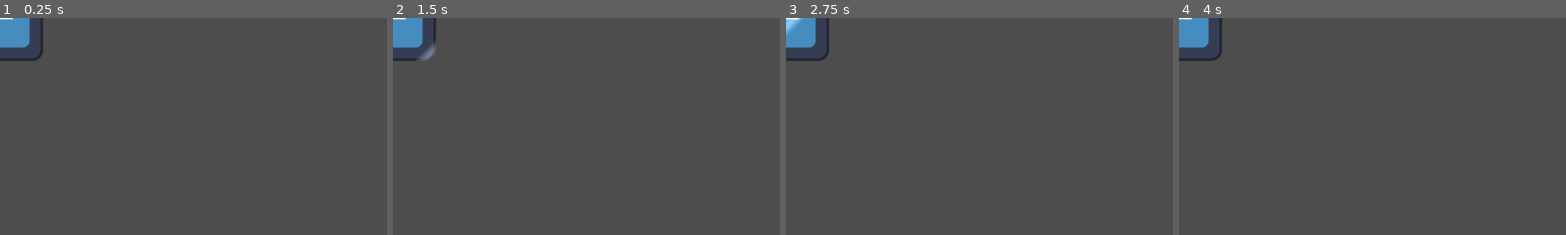
Above: before the commit, frames 1-4 (left to right).
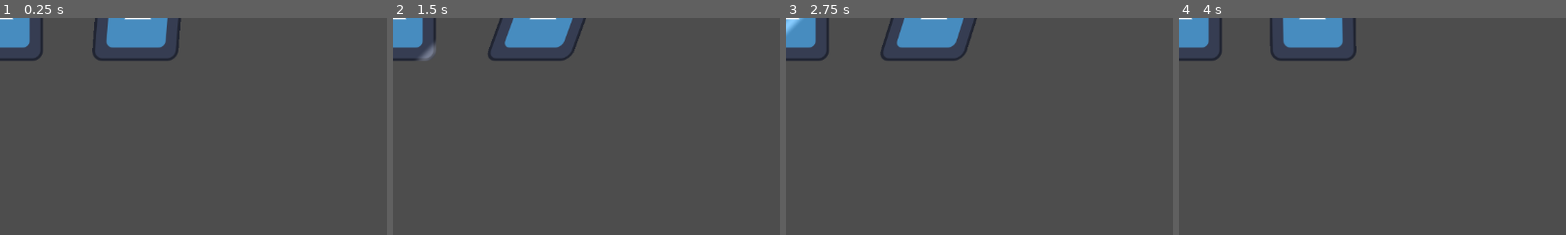
Above: after the commit, the same moments.

Repository: TheBrodsky/GTMK2024Submission
Game: Godot game, scene res://Shaders/ShaderShowcase.tscn
Two runs of this game, one before a commit and one after it. Both use one fixed random seed, a clock stepped at 60 frames per second and the inputs below. This scene is started directly instead of the project's main scene. The engine's default icon, where the game draws it, is replaced by a stand-in: a white triangle on a blue panel in a dark square.
Inputs:
- Up to frame 1 (0.25 s): no input
- Up to frame 2 (1.5 s): tap Enter (ui_accept) at 0.5, 0.77 s; hold Right (ui_right) from 0.53 s (still down); tap R (global_rewind) at 0.6 s; tap Shift (slow_mo) at 1.35 s
- Up to frame 3 (2.75 s): tap Enter (ui_accept) at 1.52, 2 s; release Right (ui_right) at 2.03 s; hold Left (ui_left) from 2.03 s (still down); tap R (global_rewind) at 2.1 s
- Up to frame 4 (4 s): release Left (ui_left) at 2.78 s; hold Right (ui_right) from 2.78 s (still down); tap Shift (slow_mo) at 2.85 s; tap Enter (ui_accept) at 3.02, 3.77 s; tap R (global_rewind) at 3.6 s
The pictures show only the part of the screen within x 0-50%, y 0-50%; the shares and areas given below are measured in that part.

The runs differ from the first frame. In frame 1, 2.7% of the frame differs, in the area x 23-47%, y 0-20%; in frame 2, 2.7%; in frame 3, 2.7%; in frame 4, 2.7%.

Commit message:
Created Grass Shader
A Shader that sways the sprite left to right

Diff:
--- /dev/null
+++ b/Shaders/Grass.tres
@@ -0,0 +1,140 @@
+[gd_resource type="VisualShader" load_steps=11 format=3 uid="uid://dmpvmqdo37w0v"]
+
+[sub_resource type="VisualShaderNodeFloatOp" id="VisualShaderNodeFloatOp_1ttnf"]
+default_input_values = [0, 0.0, 1, 50.0]
+operator = 2
+
+[sub_resource type="VisualShaderNodeFloatOp" id="VisualShaderNodeFloatOp_gt6gb"]
+default_input_values = [0, 0.0, 1, 0.8]
+operator = 2
+
+[sub_resource type="VisualShaderNodeFloatParameter" id="VisualShaderNodeFloatParameter_q4mpg"]
+parameter_name = "Speed"
+max = 3.0
+default_value_enabled = true
+default_value = 0.8
+
+[sub_resource type="VisualShaderNodeFloatParameter" id="VisualShaderNodeFloatParameter_wk7s4"]
+parameter_name = "SwayStrength"
+default_value_enabled = true
+default_value = 50.0
+
+[sub_resource type="VisualShaderNodeInput" id="VisualShaderNodeInput_2xx3x"]
+expanded_output_ports = [0]
+input_name = "vertex"
+
+[sub_resource type="VisualShaderNodeVectorOp" id="VisualShaderNodeVectorOp_b7jms"]
+default_input_values = [0, Vector2(0, 0), 1, Vector2(0, 0)]
+op_type = 0
+
+[sub_resource type="VisualShaderNodeIf" id="VisualShaderNodeIf_dbu21"]
+default_input_values = [0, 0.0, 1, 0.0, 2, 1e-05, 3, Vector3(0, 0, 0), 4, Vector3(0, 0, 0), 5, Vector3(100, 0, 0)]
+
+[sub_resource type="VisualShaderNodeInput" id="VisualShaderNodeInput_34x2d"]
+input_name = "time"
+
+[sub_resource type="VisualShaderNodeVectorCompose" id="VisualShaderNodeVectorCompose_aatr1"]
+
+[sub_resource type="VisualShaderNodeFloatFunc" id="VisualShaderNodeFloatFunc_0nxna"]
+function = 0
+
+[resource]
+code = "shader_type canvas_item;
+render_mode blend_mix;
+
+uniform float Speed = 0.80000001192093;
+uniform float SwayStrength = 50;
+
+
+
+void vertex() {
+// Input:2
+	vec2 n_out2p0 = VERTEX;
+	float n_out2p2 = n_out2p0.g;
+
+
+// Input:7
+	float n_out7p0 = TIME;
+
+
+// FloatParameter:12
+	float n_out12p0 = Speed;
+
+
+// FloatOp:11
+	float n_out11p0 = n_out7p0 * n_out12p0;
+
+
+// FloatFunc:9
+	float n_out9p0 = sin(n_out11p0);
+
+
+// FloatParameter:13
+	float n_out13p0 = SwayStrength;
+
+
+// FloatOp:10
+	float n_out10p0 = n_out9p0 * n_out13p0;
+
+
+// VectorCompose:8
+	float n_in8p1 = 0.00000;
+	float n_in8p2 = 0.00000;
+	vec3 n_out8p0 = vec3(n_out10p0, n_in8p1, n_in8p2);
+
+
+	vec3 n_out6p0;
+// If:6
+	float n_in6p1 = 0.00000;
+	float n_in6p2 = 0.00001;
+	vec3 n_in6p3 = vec3(0.00000, 0.00000, 0.00000);
+	vec3 n_in6p4 = vec3(0.00000, 0.00000, 0.00000);
+	if(abs(n_out2p2 - n_in6p1) < n_in6p2)
+	{
+		n_out6p0 = n_in6p3;
+	}
+	else if(n_out2p2 < n_in6p1)
+	{
+		n_out6p0 = n_out8p0;
+	}
+	else
+	{
+		n_out6p0 = n_in6p4;
+	}
+
+
+// VectorOp:5
+	vec2 n_out5p0 = n_out2p0 + vec2(n_out6p0.xy);
+
+
+// Output:0
+	VERTEX = n_out5p0;
+
+
+}
+"
+graph_offset = Vector2(-1028.54, 49.5116)
+mode = 1
+flags/light_only = false
+nodes/vertex/0/position = Vector2(720, 120)
+nodes/vertex/2/node = SubResource("VisualShaderNodeInput_2xx3x")
+nodes/vertex/2/position = Vector2(-480, 120)
+nodes/vertex/5/node = SubResource("VisualShaderNodeVectorOp_b7jms")
+nodes/vertex/5/position = Vector2(360, 20)
+nodes/vertex/6/node = SubResource("VisualShaderNodeIf_dbu21")
+nodes/vertex/6/position = Vector2(120, 200)
+nodes/vertex/7/node = SubResource("VisualShaderNodeInput_34x2d")
+nodes/vertex/7/position = Vector2(-1380, 400)
+nodes/vertex/8/node = SubResource("VisualShaderNodeVectorCompose_aatr1")
+nodes/vertex/8/position = Vector2(-180, 360)
+nodes/vertex/9/node = SubResource("VisualShaderNodeFloatFunc_0nxna")
+nodes/vertex/9/position = Vector2(-760, 400)
+nodes/vertex/10/node = SubResource("VisualShaderNodeFloatOp_1ttnf")
+nodes/vertex/10/position = Vector2(-460, 360)
+nodes/vertex/11/node = SubResource("VisualShaderNodeFloatOp_gt6gb")
+nodes/vertex/11/position = Vector2(-1000, 360)
+nodes/vertex/12/node = SubResource("VisualShaderNodeFloatParameter_q4mpg")
+nodes/vertex/12/position = Vector2(-1420, 500)
+nodes/vertex/13/node = SubResource("VisualShaderNodeFloatParameter_wk7s4")
+nodes/vertex/13/position = Vector2(-880, 580)
+nodes/vertex/connections = PackedInt32Array(2, 2, 6, 0, 6, 0, 5, 1, 2, 0, 5, 0, 8, 0, 6, 5, 9, 0, 10, 0, 7, 0, 11, 0, 11, 0, 9, 0, 5, 0, 0, 0, 10, 0, 8, 0, 12, 0, 11, 1, 13, 0, 10, 1)
--- a/Shaders/ShaderShowcase.tscn
+++ b/Shaders/ShaderShowcase.tscn
@@ -1,18 +1,29 @@
-[gd_scene load_steps=4 format=3 uid="uid://dfsjj1uixomig"]
+[gd_scene load_steps=6 format=3 uid="uid://dfsjj1uixomig"]
 
-[ext_resource type="Texture2D" uid="uid://bccyom5neuu1h" path="res://icon.svg" id="2_t1unv"]
-[ext_resource type="Shader" path="res://Shaders/Highlight.gdshader" id="5_vvggh"]
+[ext_resource type="Shader" path="res://Shaders/Highlight.gdshader" id="1_1i2w3"]
+[ext_resource type="Texture2D" uid="uid://bccyom5neuu1h" path="res://icon.svg" id="2_f5j0x"]
+[ext_resource type="Shader" uid="uid://dmpvmqdo37w0v" path="res://Shaders/Grass.tres" id="3_rd42b"]
 
 [sub_resource type="ShaderMaterial" id="ShaderMaterial_2p7xn"]
-shader = ExtResource("5_vvggh")
+shader = ExtResource("1_1i2w3")
 shader_parameter/highlightColor = Color(1, 1, 1, 0.25)
 shader_parameter/lineWidth = 0.1
 shader_parameter/angle = 0.785398
 shader_parameter/speed = 1.0
 shader_parameter/waitCycles = 1.0
 
+[sub_resource type="ShaderMaterial" id="ShaderMaterial_1luqe"]
+shader = ExtResource("3_rd42b")
+shader_parameter/Speed = 0.8
+shader_parameter/SwayStrength = 50.0
+
 [node name="Highlight" type="Node2D"]
 
 [node name="Highlight" type="Sprite2D" parent="."]
 material = SubResource("ShaderMaterial_2p7xn")
-texture = ExtResource("2_t1unv")
+texture = ExtResource("2_f5j0x")
+
+[node name="Grass" type="Sprite2D" parent="."]
+material = SubResource("ShaderMaterial_1luqe")
+position = Vector2(200, 0)
+texture = ExtResource("2_f5j0x")
